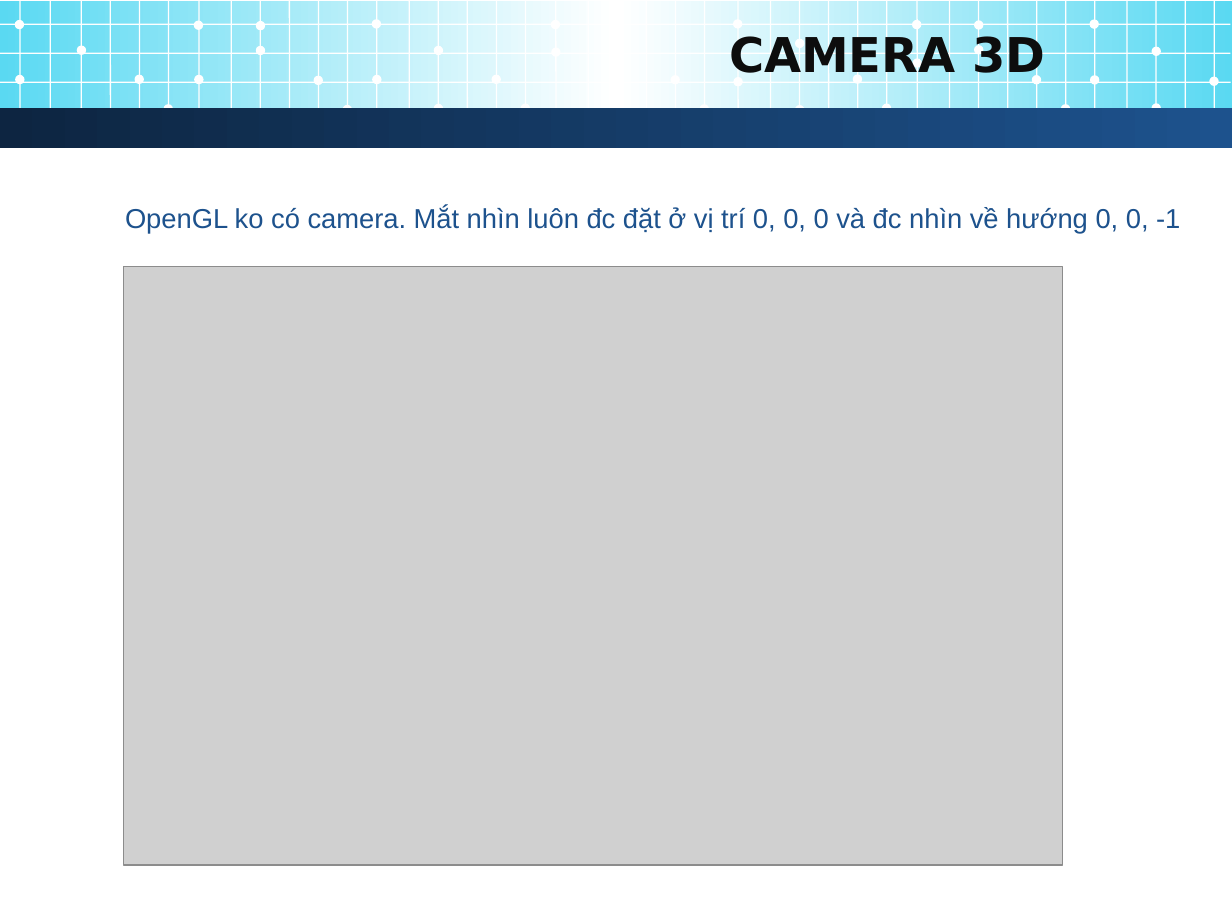
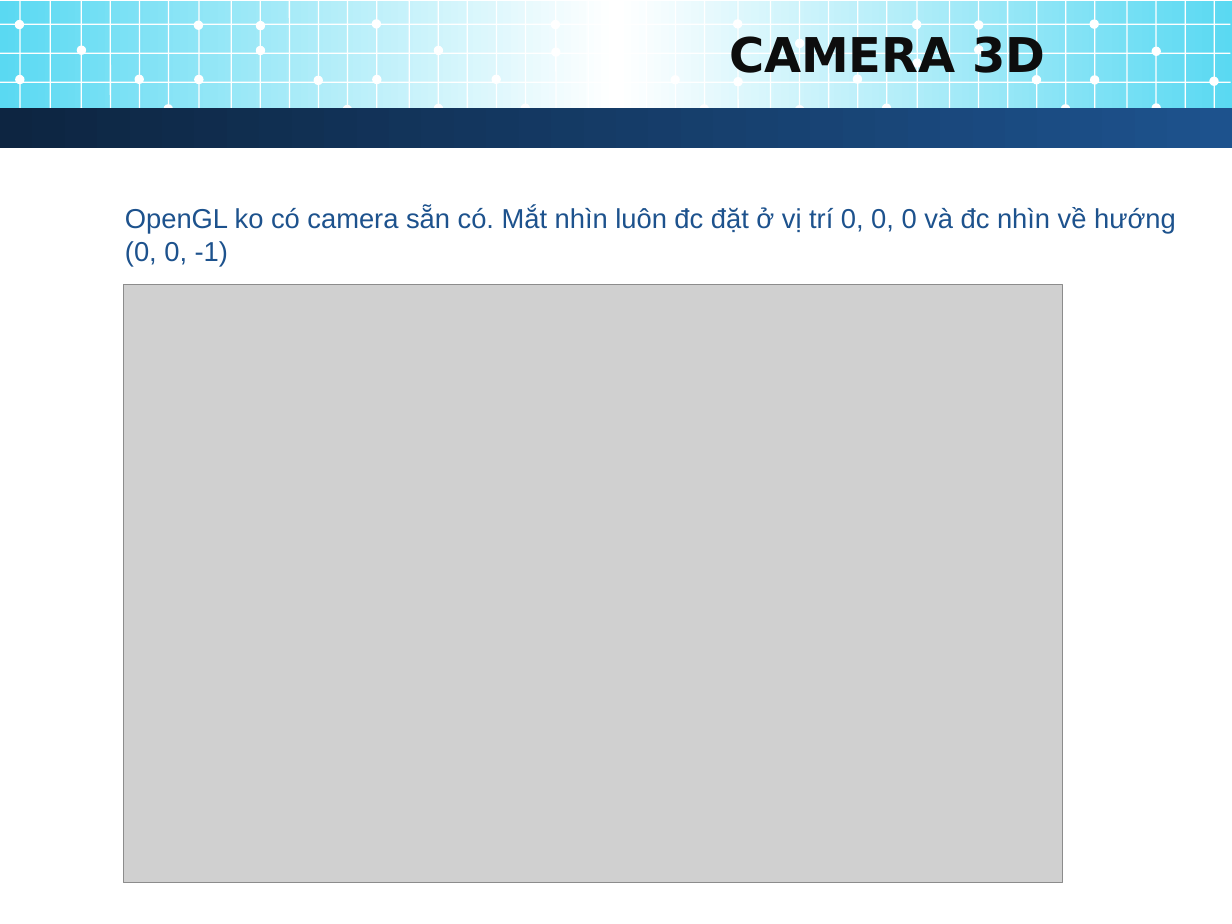
Before and after one commit to jundat/jogl-tank3d, a slide deck: slide 6 of Slide/3D Programming.pptx. Drawn at 1232x924 pixels with LibreOffice and Linux fonts; fonts in the diff are those of the drawing; grey boxes stand for pictures; background and template pictures are left out. Boxes give left, top, right and bottom in pixels: in the first picture for what was removed or moved away, otherwise in the second. Text is boxed around its words. In the diff, an @@ line names an element or a change of style, - is before the commit and + after.

```diff
--- a/Slide/3D Programming.pptx
+++ b/Slide/3D Programming.pptx
@@ text at (125,207,1176,267): text changed @@
-  OpenGL ko có camera. Mắt nhìn luôn đc đặt ở vị trí 0, 0, 0 và đc nhìn về hướng 0, 0, -1
+  OpenGL ko có camera sẵn có. Mắt nhìn luôn đc đặt ở vị trí 0, 0, 0 và đc nhìn về hướng
+  (0, 0, -1)
@@ picture: place and size @@
-picture at (123,267,1062,865)
+picture at (123,285,1062,882)
```
Also in this commit, not shown: 6 other slides changed, 3 slides added, 1 other file.
